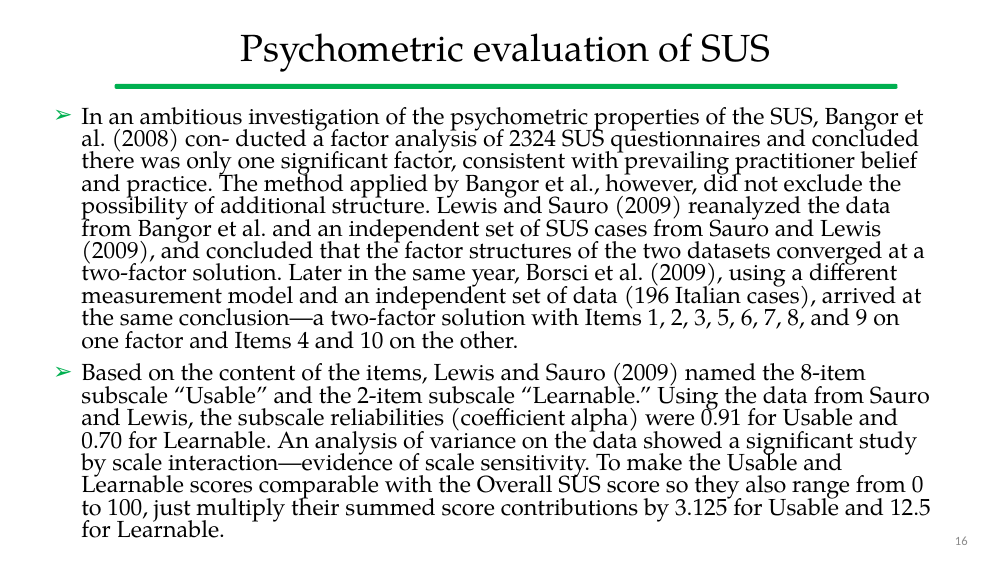
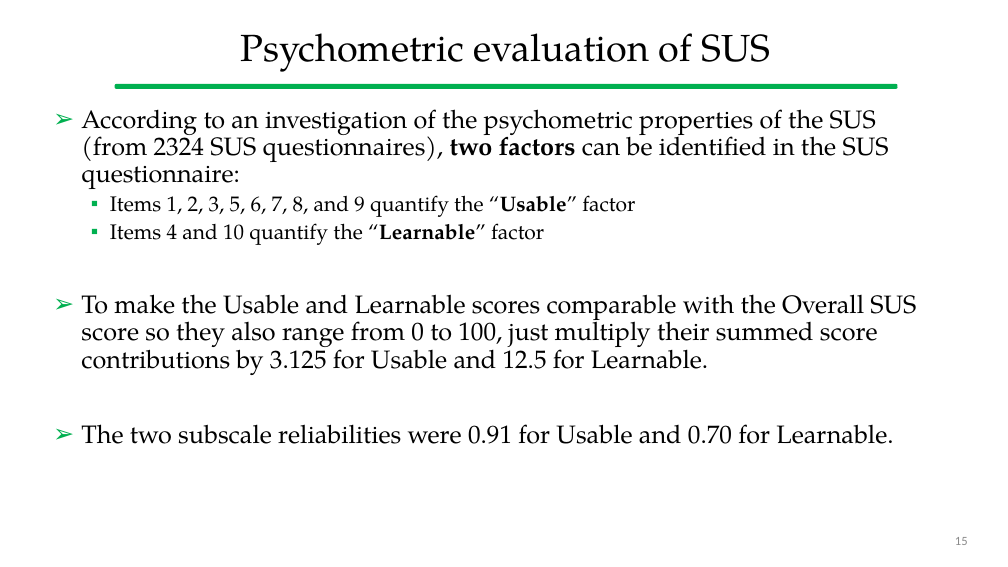
Before and after one commit to gcappon/bwthw, a slide deck: slide 15 of theory_11-usability_evaluation/theory_11-usability_evaluation.pptx (slide 16 before the commit). Drawn at 1008x567 pixels with LibreOffice and Linux fonts; fonts in the diff are those of the drawing. Boxes give left, top, right and bottom in pixels: in the first picture for what was removed or moved away, otherwise in the second. Text is boxed around its words. In the diff, an @@ line names an element or a change of style, - is before the commit and + after.

```diff
--- a/theory_11-usability_evaluation/theory_11-usability_evaluation.pptx
+++ b/theory_11-usability_evaluation/theory_11-usability_evaluation.pptx
@@ text at bbox=[81, 109, 916, 444]: text changed; size 22.2 to 24 pt @@
-➢ In an ambitious investigation of the psychometric properties of the SUS, Bangor et al. (2008) con- ducted a factor analysis of 2324 SUS questionnaires and concluded there was only one significant factor, consistent with prevailing practitioner belief and practice. The method applied by Bangor et al., however, did not exclude the possibility of additional structure. Lewis and Sauro (2009) reanalyzed the data from Bangor et al. and an independent set of SUS cases from Sauro and Lewis (2009), and concluded that the factor structures of the two datasets converged at a two-factor solution. Later in the same year, Borsci et al. (2009), using a different measurement model and an independent set of data (196 Italian cases), arrived at the same conclusion—a two-factor solution with Items 1, 2, 3, 5, 6, 7, 8, and 9 on one factor and Items 4 and 10 on the other.
-➢ Based on the content of the items, Lewis and Sauro (2009) named the 8-item subscale “Usable” and the 2-item subscale “Learnable.” Using the data from Sauro and Lewis, the subscale reliabilities (coefficient alpha) were 0.91 for Usable and 0.70 for Learnable. An analysis of variance on the data showed a significant study by scale interaction—evidence of scale sensitivity. To make the Usable and Learnable scores comparable with the Overall SUS score so they also range from 0 to 100, just multiply their summed score contributions by 3.125 for Usable and 12.5 for Learnable.
+➢ According to an investigation of the psychometric properties of the SUS (from 2324 SUS questionnaires), two factors can be identified in the SUS questionnaire:
+  ▪ Items 1, 2, 3, 5, 6, 7, 8, and 9 quantify the “Usable” factor
+  ▪ Items 4 and 10 quantify the “Learnable” factor
+➢ To make the Usable and Learnable scores comparable with the Overall SUS score so they also range from 0 to 100, just multiply their summed score contributions by 3.125 for Usable and 12.5 for Learnable.
+➢ The two subscale reliabilities were 0.91 for Usable and 0.70 for Learnable.
```
Also in this commit, not shown: 21 other slides changed, 11 slides added, 4 slides removed, 1 other file.
